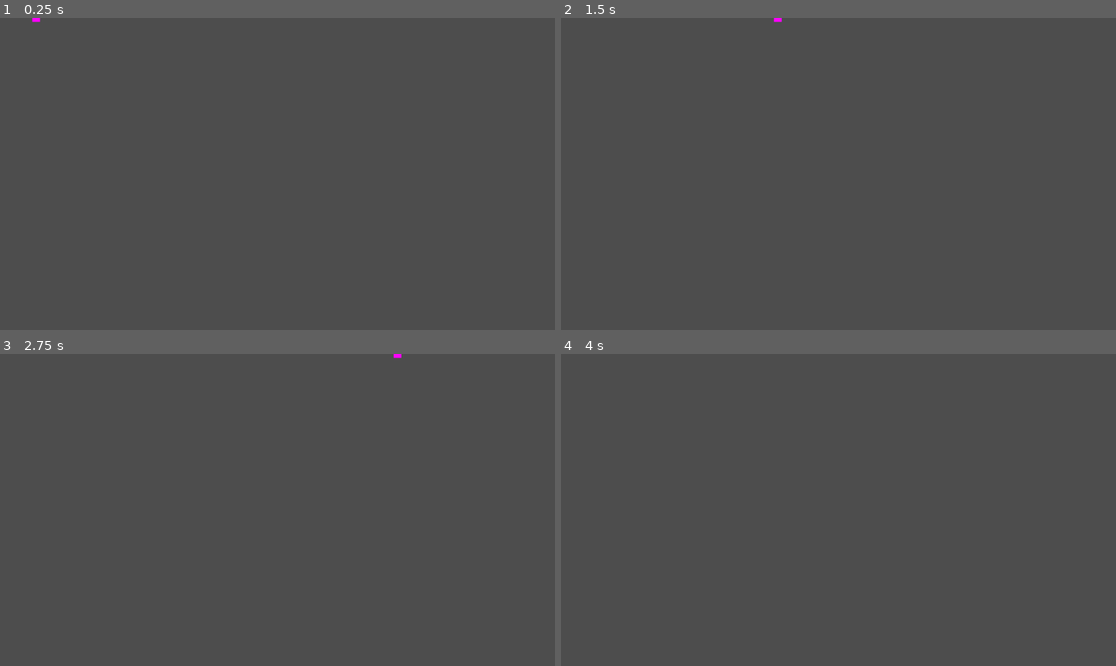
Above: before the commit, frames 1-4 (two rows, left to right).
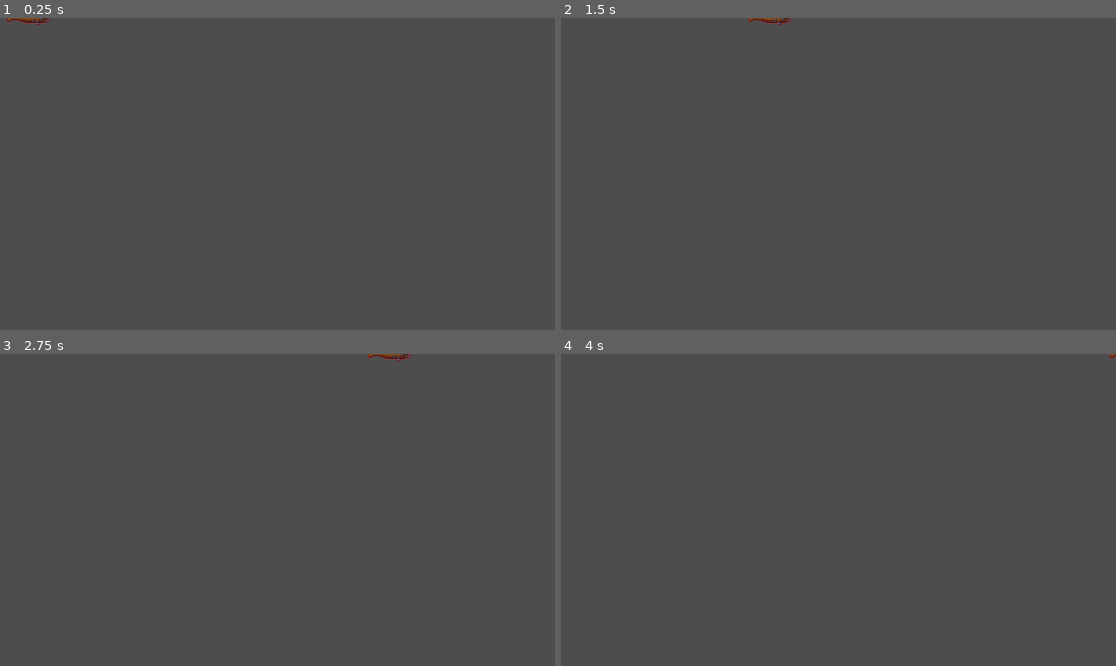
Above: after the commit, the same moments.

Repository: benfrankel/godot-wild-jam-63
Game: Godot game, scene res://scenes/combat/projectile/linear_projectile.tscn
Two runs of this game, one before a commit and one after it. Both use one fixed random seed, a clock stepped at 60 frames per second and the inputs below. This scene is started directly instead of the project's main scene.
Inputs (mouse positions are in pixels of both pictures, inside the frame that each line leads up to):
- Up to frame 1 (0.25 s): no input
- Up to frame 2 (1.5 s): tap Enter at 0.5 s; move the mouse to (960, 158) at 0.52 s; hold Right (right) 0.53-1.28 s; hold E (interact) 0.53-1.28 s; tap Space at 1.25 s; move the mouse to (727, 189) at 1.27 s; hold Down (down) from 1.28 s (still down); tap E (interact) at 1.35 s
- Up to frame 3 (2.75 s): tap Enter at 2 s; move the mouse to (333, 441) at 2.02 s; release Down (down) at 2.03 s; hold Right (right) from 2.03 s (still down); hold E (interact) from 2.03 s (still down)
- Up to frame 4 (4 s): tap Space at 2.75 s; move the mouse to (810, 572) at 2.77 s; release Right (right) at 2.78 s; release E (interact) at 2.78 s; hold Up (up) 2.78-3.53 s; tap E (interact) at 2.85 s; tap Enter at 3.5 s; move the mouse to (1005, 556) at 3.52 s; hold Left (left) from 3.53 s (still down); hold E (interact) from 3.53 s (still down)

The runs differ from the first frame. In frame 1, 0.1% of the frame differs, in the area x 1-10%, y 0-3%; in frame 2, 0.1%; in frame 3, 0.1%, in the area x 66-75%, y 0-3%; in frame 4, less than 0.1%.

Commit message:
Improve the test attack pattern

Diff:
--- a/project.godot
+++ b/project.godot
@@ -13,7 +13,7 @@
 config/name="Godot Wild Jam 63"
 run/main_scene="res://scenes/viewport_management.tscn"
 config/features=PackedStringArray("4.1", "GL Compatibility")
-config/icon="res://assets/icon.svg"
+config/icon="res://assets/overworld/icon.svg"
 
 [autoload]
 
--- a/scenes/combat/combat.gd
+++ b/scenes/combat/combat.gd
@@ -27,13 +27,15 @@
 		return
 
 	var projectile := pattern.projectile.instantiate() as Projectile
-	projectile.angle = pattern.angle
 	var arena: Rect2 = get_global_arena_rect()
 	projectile.global_position = arena.get_center() + pattern.position * arena.size / 2.0
+	projectile.speed = pattern.speed
+	projectile.angle = pattern.angle
 	$Projectiles.add_child(projectile)
 
+	pattern.position += pattern.position_step
+	pattern.speed += pattern.speed_step
 	pattern.angle += pattern.angle_step
-	pattern.position += pattern.position_step
 	pattern.remaining_attacks -= 1
 
 
--- a/scenes/combat/combat.tscn
+++ b/scenes/combat/combat.tscn
@@ -2,9 +2,9 @@
 
 [ext_resource type="PackedScene" uid="uid://d2wt5n12rfam" path="res://scenes/combat/laser/laser.tscn" id="1_dvnqk"]
 [ext_resource type="Script" path="res://scenes/combat/combat.gd" id="1_npvr5"]
-[ext_resource type="Texture2D" uid="uid://1mqkiv64f08b" path="res://assets/combat_background.png" id="2_8sic4"]
-[ext_resource type="Texture2D" uid="uid://opfqa6ickmd0" path="res://assets/arena_background.png" id="2_do8xl"]
-[ext_resource type="Texture2D" uid="uid://hwbrf6hus47e" path="res://assets/enemy_sheet.png" id="3_4hiep"]
+[ext_resource type="Texture2D" uid="uid://1mqkiv64f08b" path="res://assets/combat/combat_background.png" id="2_k3uv0"]
+[ext_resource type="Texture2D" uid="uid://hwbrf6hus47e" path="res://assets/combat/enemy_sheet.png" id="3_ppl46"]
+[ext_resource type="Texture2D" uid="uid://opfqa6ickmd0" path="res://assets/combat/arena_background.png" id="4_gsscs"]
 
 [sub_resource type="Gradient" id="Gradient_ckpei"]
 offsets = PackedFloat32Array(1)
@@ -26,13 +26,13 @@
 
 [node name="BackgroundOverlay" type="Sprite2D" parent="."]
 texture_repeat = 2
-texture = ExtResource("2_8sic4")
+texture = ExtResource("2_k3uv0")
 region_enabled = true
 region_rect = Rect2(0, 0, 320, 180)
 
 [node name="EnemyImage" type="Sprite2D" parent="."]
 position = Vector2(0, -54)
-texture = ExtResource("3_4hiep")
+texture = ExtResource("3_ppl46")
 region_enabled = true
 region_rect = Rect2(1.33765, 0.0130005, 58.6026, 64.5806)
 
@@ -40,7 +40,7 @@
 position = Vector2(0, 28)
 
 [node name="Background" type="Sprite2D" parent="Arena"]
-texture = ExtResource("2_do8xl")
+texture = ExtResource("4_gsscs")
 
 [node name="Bounds" type="CollisionShape2D" parent="Arena"]
 shape = SubResource("RectangleShape2D_rlbjm")
--- a/scenes/combat/enemies/enemy1.tres
+++ b/scenes/combat/enemies/enemy1.tres
@@ -7,13 +7,15 @@
 [sub_resource type="Resource" id="Resource_lcvym"]
 script = ExtResource("2_axrxq")
 projectile = ExtResource("1_3xgpr")
-delay = 0.0
+delay = 1.0
 cooldown = 1.0
-remaining_attacks = 5
-position = Vector2(-1.1, 0)
-position_step = Vector2(0, 0.1)
-angle = 0.0
-angle_step = 0.0
+remaining_attacks = 8
+position = Vector2(-1.25, -1)
+position_step = Vector2(0, 0.25)
+speed = 200.0
+speed_step = 0.0
+angle = 0.5
+angle_step = -0.125
 
 [resource]
 script = ExtResource("1_es3y3")
--- a/scenes/combat/laser/laser.tscn
+++ b/scenes/combat/laser/laser.tscn
@@ -1,7 +1,7 @@
 [gd_scene load_steps=4 format=3 uid="uid://d2wt5n12rfam"]
 
 [ext_resource type="Script" path="res://scenes/combat/laser/laser.gd" id="1_r8gpv"]
-[ext_resource type="Texture2D" uid="uid://dvu1kts5ds02k" path="res://assets/laser.png" id="2_jtxrx"]
+[ext_resource type="Texture2D" uid="uid://dvu1kts5ds02k" path="res://assets/combat/laser.png" id="2_pcbfg"]
 
 [sub_resource type="CircleShape2D" id="CircleShape2D_6npnt"]
 radius = 4.0
@@ -10,7 +10,7 @@
 script = ExtResource("1_r8gpv")
 
 [node name="Image" type="Sprite2D" parent="."]
-texture = ExtResource("2_jtxrx")
+texture = ExtResource("2_pcbfg")
 
 [node name="CollisionShape2D" type="CollisionShape2D" parent="."]
 shape = SubResource("CircleShape2D_6npnt")
--- a/scenes/combat/projectile/linear_projectile.tscn
+++ b/scenes/combat/projectile/linear_projectile.tscn
@@ -1,12 +1,10 @@
 [gd_scene load_steps=4 format=3 uid="uid://iw88my1p5ejp"]
 
 [ext_resource type="Script" path="res://scenes/combat/projectile/linear_projectile.gd" id="1_sx2ok"]
+[ext_resource type="Texture2D" uid="uid://c87d25u7wqd3t" path="res://assets/combat/projectiles/weapon_mace.png" id="2_qjx8v"]
 
-[sub_resource type="PlaceholderTexture2D" id="PlaceholderTexture2D_e0qnb"]
-size = Vector2(16, 16)
-
-[sub_resource type="RectangleShape2D" id="RectangleShape2D_1ri2h"]
-size = Vector2(16, 16)
+[sub_resource type="CapsuleShape2D" id="CapsuleShape2D_w0fwm"]
+height = 46.0
 
 [node name="LinearProjectile" type="Area2D"]
 script = ExtResource("1_sx2ok")
@@ -14,7 +12,10 @@
 angle = null
 
 [node name="Image" type="Sprite2D" parent="."]
-texture = SubResource("PlaceholderTexture2D_e0qnb")
+position = Vector2(-19, 0)
+texture = ExtResource("2_qjx8v")
+flip_h = true
 
 [node name="Hitbox" type="CollisionShape2D" parent="."]
-shape = SubResource("RectangleShape2D_1ri2h")
+rotation = 1.5708
+shape = SubResource("CapsuleShape2D_w0fwm")
--- a/scenes/overworld/rooms/room1.tscn
+++ b/scenes/overworld/rooms/room1.tscn
@@ -1,7 +1,7 @@
 [gd_scene load_steps=9 format=3 uid="uid://dnmynnpbigm2p"]
 
 [ext_resource type="PackedScene" uid="uid://oi3ugssh6kxs" path="res://scenes/overworld/templates/room_template.tscn" id="1_xocug"]
-[ext_resource type="Texture2D" uid="uid://m6n5g13uniq5" path="res://assets/icon.svg" id="3_gdwwu"]
+[ext_resource type="Texture2D" uid="uid://m6n5g13uniq5" path="res://assets/overworld/icon.svg" id="3_waqub"]
 [ext_resource type="PackedScene" uid="uid://c3aj4q7x1mqan" path="res://scenes/overworld/transport/door.tscn" id="4_onw6f"]
 [ext_resource type="Script" path="res://scenes/interaction_system/dialog_component.gd" id="6_5xur2"]
 [ext_resource type="Resource" uid="uid://b2v7reuxvw5v1" path="res://scenes/dialog_system/data/TestDialog.tres" id="6_fw342"]
@@ -24,7 +24,7 @@
 [node name="NPC" type="Sprite2D" parent="." index="3"]
 position = Vector2(64, 8)
 scale = Vector2(0.23, 0.23)
-texture = ExtResource("3_gdwwu")
+texture = ExtResource("3_waqub")
 
 [node name="DialogInteraction" type="Area2D" parent="NPC" index="0"]
 collision_layer = 2
@@ -38,7 +38,7 @@
 [node name="NPC2" type="Sprite2D" parent="." index="4"]
 position = Vector2(-71, 5)
 scale = Vector2(0.23, 0.23)
-texture = ExtResource("3_gdwwu")
+texture = ExtResource("3_waqub")
 
 [node name="CombatInteraction" type="Area2D" parent="NPC2" index="0"]
 collision_layer = 2
--- a/scenes/overworld/tileset.tres
+++ b/scenes/overworld/tileset.tres
@@ -1,6 +1,6 @@
 [gd_resource type="TileSet" load_steps=3 format=3 uid="uid://de5mhvl8elhdc"]
 
-[ext_resource type="Texture2D" uid="uid://ct8q1mt5bk6h4" path="res://assets/tilesheet.png" id="1_h051g"]
+[ext_resource type="Texture2D" uid="uid://ct8q1mt5bk6h4" path="res://assets/overworld/tilesheet.png" id="1_h051g"]
 
 [sub_resource type="TileSetAtlasSource" id="TileSetAtlasSource_n34vn"]
 resource_name = "Placeholder"
--- a/scripts/attack_pattern.gd
+++ b/scripts/attack_pattern.gd
@@ -14,7 +14,11 @@
 @export var position: Vector2
 ## The difference in position between two consecutive attacks
 @export var position_step: Vector2
+## The initial speed of the projectile
+@export var speed: float
+## The difference in speed between two consecutive attacks
+@export var speed_step: float
 ## The initial direction of the projectile (in radians)
-@export_range(0.0, TAU) var angle: float
+@export var angle: float
 ## The difference in angle between two consecutive attacks
-@export_range(0.0, TAU) var angle_step: float
+@export var angle_step: float
Renamed: assets/arena_background.png -> assets/combat/arena_background.png
Not shown, added: assets/combat/arena_background.png.import
Renamed: assets/combat_background.png -> assets/combat/combat_background.png
Not shown, changed: assets/combat/combat_background.png.import
Renamed: assets/enemy_sheet.png -> assets/combat/enemy_sheet.png
Not shown, changed: assets/combat/enemy_sheet.png.import
Renamed: assets/laser.png -> assets/combat/laser.png
Not shown, changed: assets/combat/laser.png.import
Binary file added: assets/combat/projectiles/weapon_daggers.png
Not shown, changed: assets/combat/projectiles/weapon_daggers.png.import
Binary file added: assets/combat/projectiles/weapon_mace.png
Not shown, changed: assets/combat/projectiles/weapon_mace.png.import
(and 4 more such lines)
